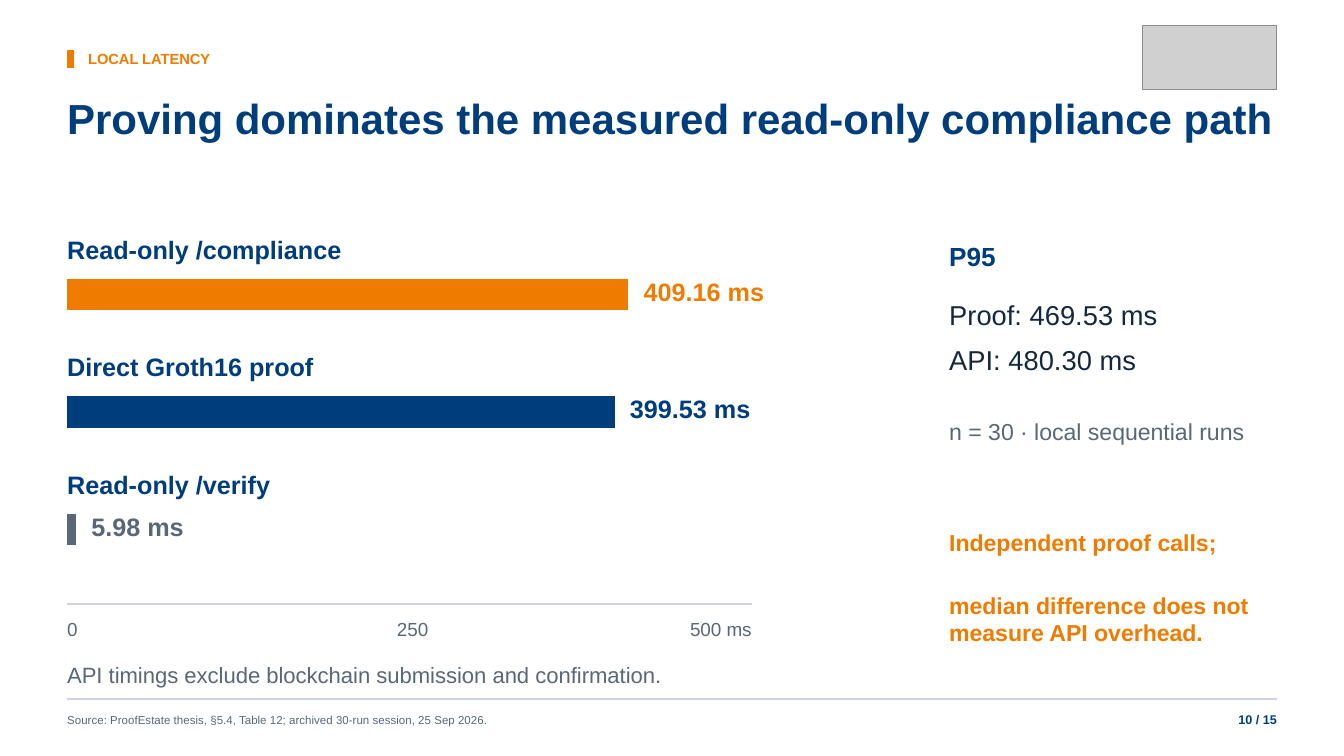
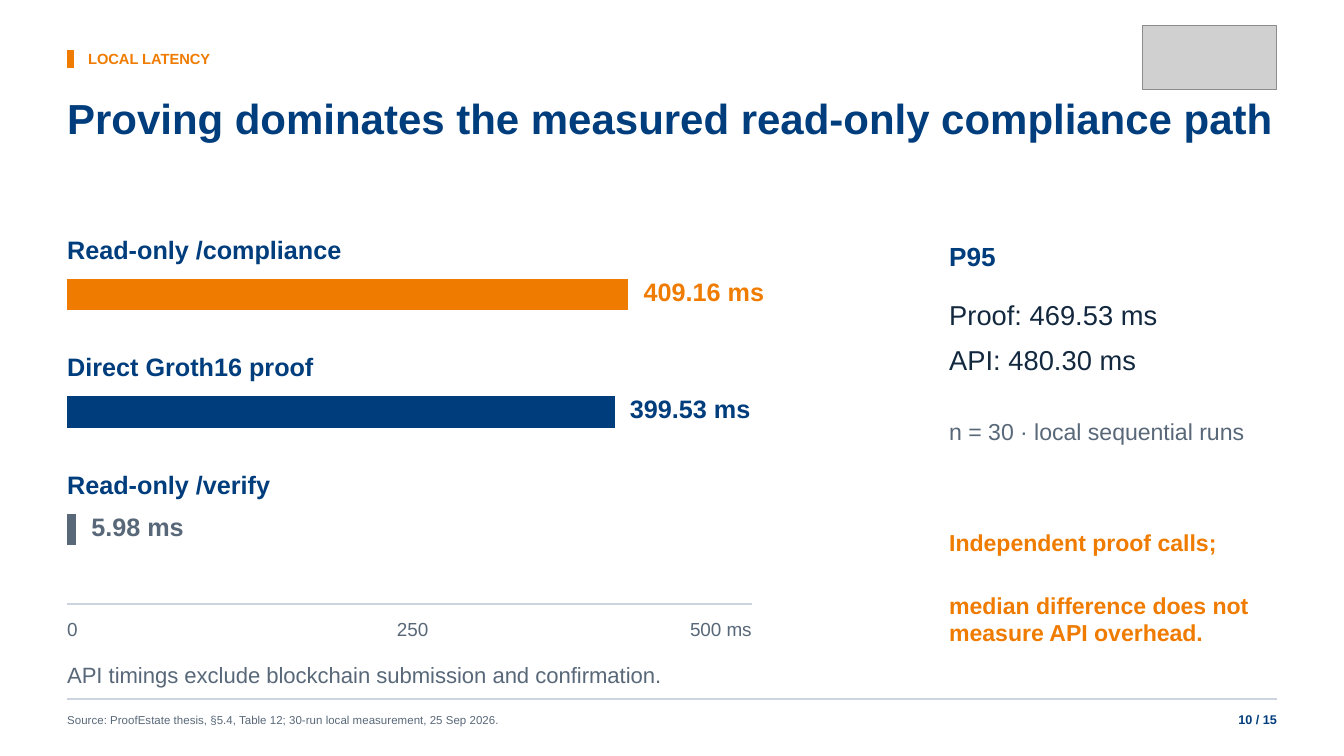
Before and after one commit to Alan42x/proofestate, a slide deck: slide 10 of slides/proofestate-nus-defense-presentation.pptx. Drawn at 1344x756 pixels with LibreOffice and Linux fonts; fonts in the diff are those of the drawing; grey boxes stand for pictures. Boxes give left, top, right and bottom in pixels: in the first picture for what was removed or moved away, otherwise in the second. Text is boxed around its words. In the diff, an @@ line names an element or a change of style, - is before the commit and + after.

Commit message:
Unify evaluation reporting and polish thesis and defense materials

```diff
--- a/slides/proofestate-nus-defense-presentation.pptx
+++ b/slides/proofestate-nus-defense-presentation.pptx
@@ text at bbox=[67, 715, 499, 726]: text changed @@
-Source: ProofEstate thesis, §5.4, Table 12; archived 30-run session, 25 Sep 2026.
+Source: ProofEstate thesis, §5.4, Table 12; 30-run local measurement, 25 Sep 2026.
```
Also in this commit, not shown: 10 other slides changed, 7 other files.
